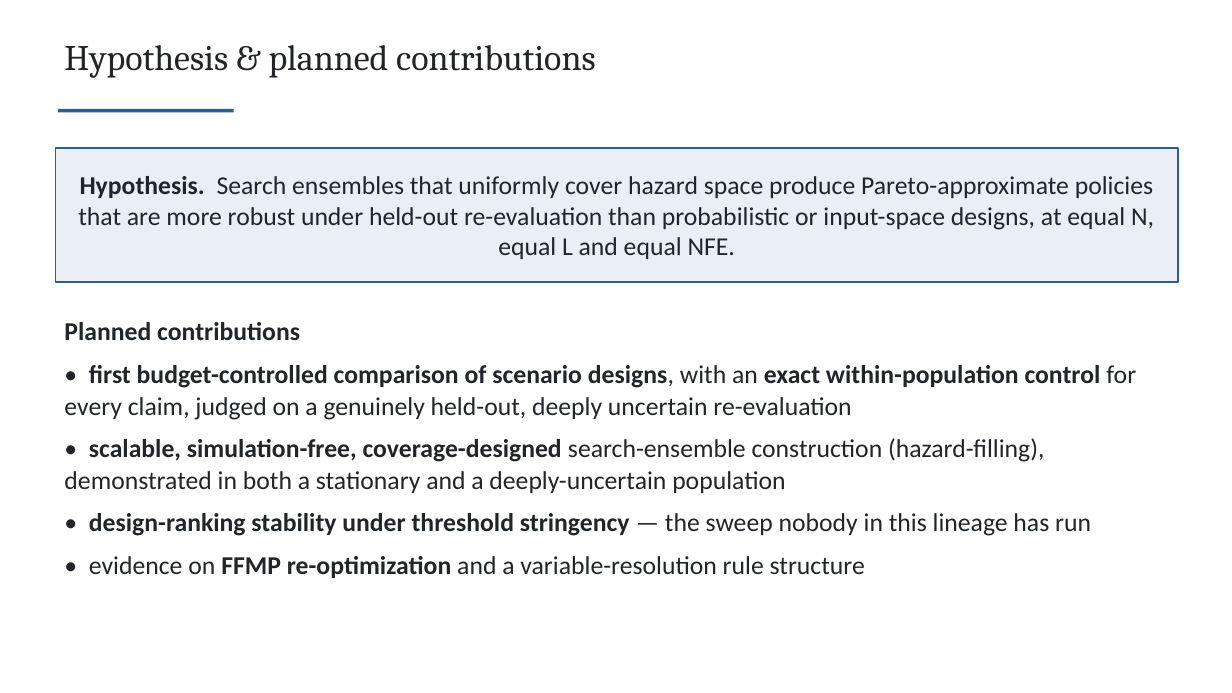
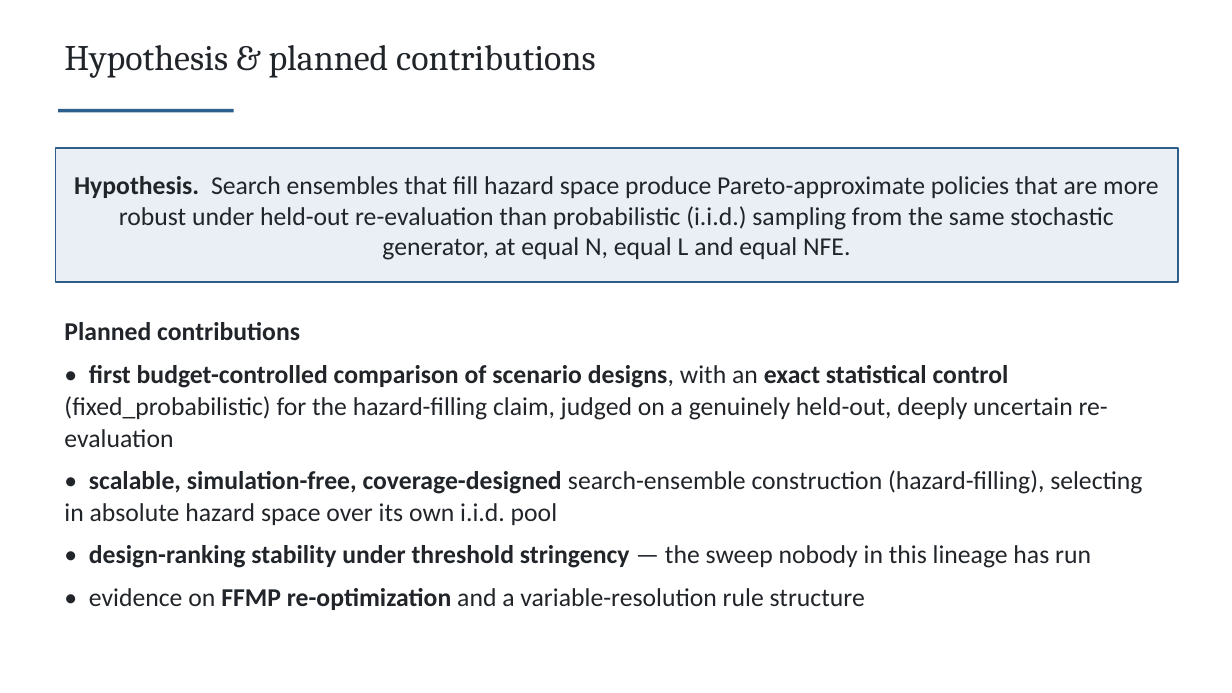
Before and after one commit to TrevorJA/NYCOptimization, a slide deck: slide 11 of docs/NYCOptimization_project_proposal_and_motivation_CLAUDE.pptx. Drawn at 1232x693 pixels with LibreOffice and Linux fonts; fonts in the diff are those of the drawing. Boxes give left, top, right and bottom in pixels: in the first picture for what was removed or moved away, otherwise in the second. Text is boxed around its words. In the diff, an @@ line names an element or a change of style, - is before the commit and + after.

```diff
--- a/docs/NYCOptimization_project_proposal_and_motivation_CLAUDE.pptx
+++ b/docs/NYCOptimization_project_proposal_and_motivation_CLAUDE.pptx
@@ text in rectangle at [74,176,1159,260]: text changed @@
-Hypothesis. Search ensembles that uniformly cover hazard space produce Pareto-approximate policies that are more robust under held-out re-evaluation than probabilistic or input-space designs, at equal N, equal L and equal NFE.
+Hypothesis. Search ensembles that fill hazard space produce Pareto-approximate policies that are more robust under held-out re-evaluation than probabilistic (i.i.d.) sampling from the same stochastic generator, at equal N, equal L and equal NFE.
@@ text at [64,365,1142,525]: text changed @@
-• first budget-controlled comparison of scenario designs, with an exact within-population control for every claim, judged on a genuinely held-out, deeply uncertain re-evaluation
-• scalable, simulation-free, coverage-designed search-ensemble construction (hazard-filling), demonstrated in both a stationary and a deeply-uncertain population
+• first budget-controlled comparison of scenario designs, with an exact statistical control (fixed_probabilistic) for the hazard-filling claim, judged on a genuinely held-out, deeply uncertain re-evaluation
+• scalable, simulation-free, coverage-designed search-ensemble construction (hazard-filling), selecting in absolute hazard space over its own i.i.d. pool
```
Also in this commit, not shown: 21 other slides changed, 1 slide added, 1 slide removed, 11 other files.
